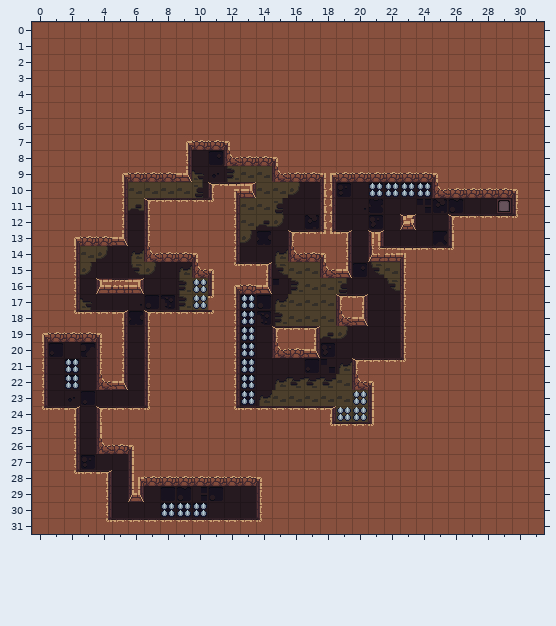
Tiled map, stored at assets/maps/Level2.tmx. Above, as it was before the edit.
Cells are 16x16 px. Shown: x 0..31, y 0..31.
After the commit:
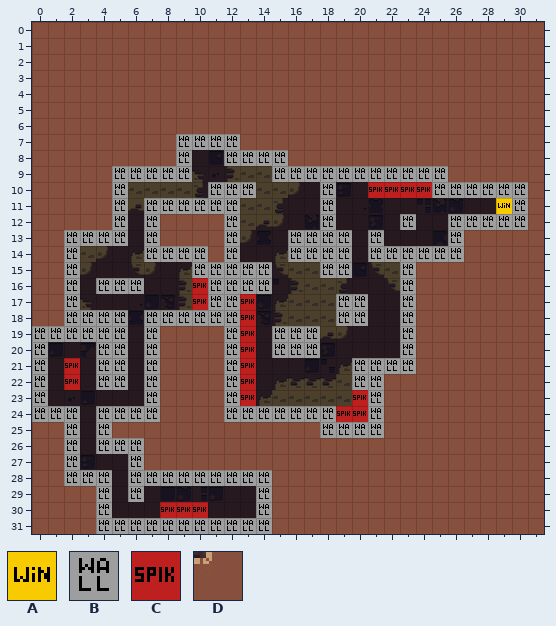
Key: from "GameplayTileset": A 0, B 2, C 16; from "Slime All Tiles": D 1371.
_ is an empty cell, # one hidden under a higher layer.
Tiles replaced or removed in this view: D.
Tiles of an added or newly shown layer are drawn over the layers below it.
Change:
Changed rows in their new state; . is an unchanged cell.
Layer "Art":
first column x 11:
17 #
Layer "Gameplay" (now shown):
first column x 0:
 7 .........BBBB..................
 8 .........B..BBBB...............
 9 .....BBBBB.....BBBBBBBBBBB.....
10 .....B.....BBB....B..CCCCBBBBBB
11 .....B.BBBBBB.....B..........AB
12 .....B.B....B.....B....B..BBBBB
13 ..BBBB.B....B...BBBB.B....B....
14 ..B....BBBB.B...BBBB.BBBBBB....
15 ..B.......BBBBB...BB...B.......
16 ..B.BBB...CBBBB........B.......
17 ..B.......CBBC.....BB..B.......
18 ..BBBB.BBBBBBC.....BB..B.......
19 BBBBBB.B....BC.BBB.....B.......
20 B...BB.B....BC.BBB.....B.......
21 B.C.BB.B....BC......BBBB.......
22 B.C.BB.B....BC......BB.........
23 B......B....BC......CB.........
24 BBB.BBBB....BBBBBBBCCB.........
25 ..B.B.............BBBB.........
26 ..B.BBB........................
27 ..B...B........................
28 ..BBB.BBBBBBBBB................
29 ....B.B.......B................
30 ....B...CCC...B................
31 ....BBBBBBBBBBB................
Boxes around the changes in both pictures, in picture pixels (x1, y1, x2, y2):
changed: (32, 134, 528, 534)
